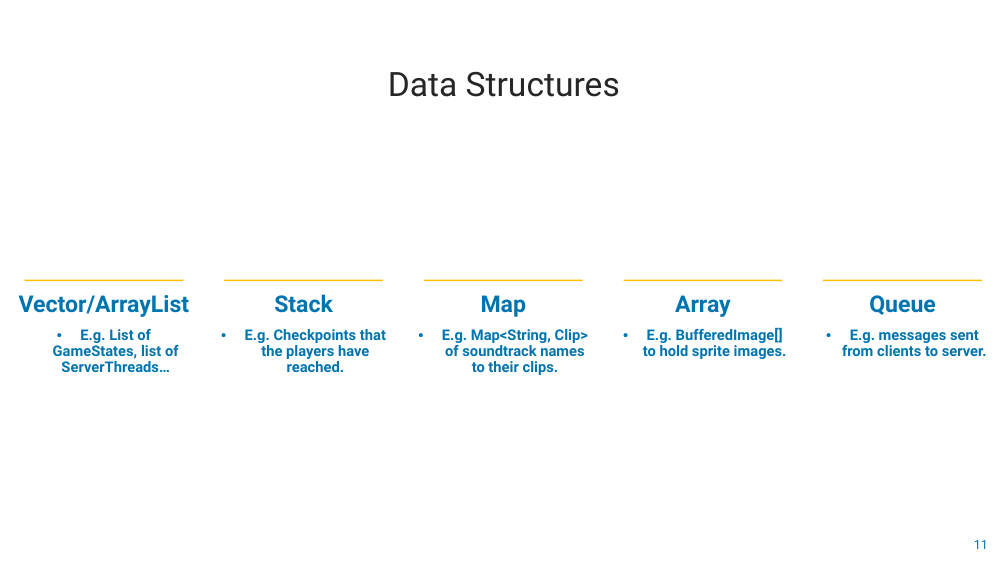
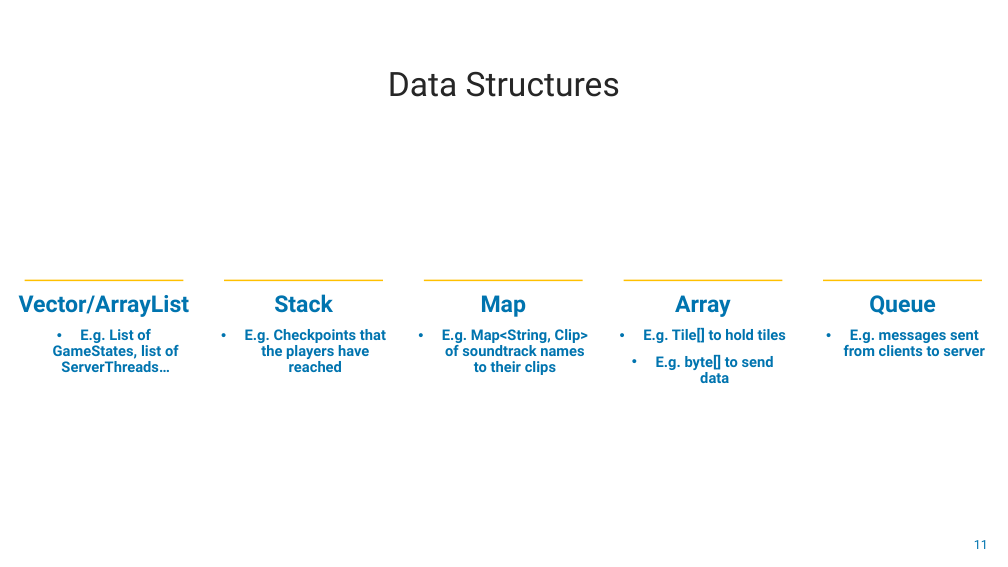
Before and after one commit to junyenle/Moonbase, a slide deck: slide 11 of moonbase_presentation.pptx. Drawn at 1008x567 pixels with LibreOffice and Linux fonts; fonts in the diff are those of the drawing. Boxes give left, top, right and bottom in pixels: in the first picture for what was removed or moved away, otherwise in the second. Text is boxed around its words. In the diff, an @@ line names an element or a change of style, - is before the commit and + after.

```diff
--- a/moonbase_presentation.pptx
+++ b/moonbase_presentation.pptx
@@ text at [245, 329, 386, 372]: text changed @@
-• E.g. Checkpoints that the players have reached.
+• E.g. Checkpoints that the players have reached
@@ text at [442, 329, 588, 375]: text changed @@
-• E.g. Map<String, Clip> of soundtrack names to their clips.
+• E.g. Map<String, Clip> of soundtrack names to their clips
@@ text at [643, 327, 786, 383]: text changed @@
-• E.g. BufferedImage[] to hold sprite images.
+• E.g. Tile[] to hold tiles
+• E.g. byte[] to send data
@@ text at [844, 329, 985, 356]: text changed @@
-• E.g. messages sent from clients to server.
+• E.g. messages sent from clients to server
```
Also in this commit, not shown: 4 other files.
